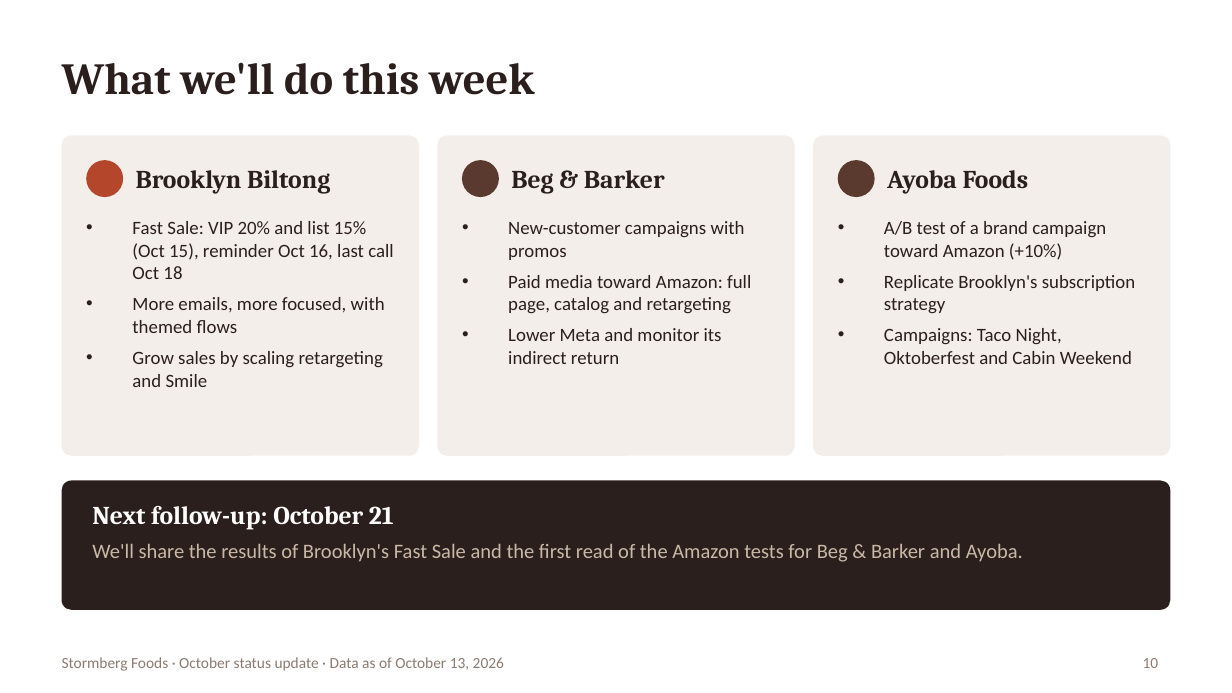
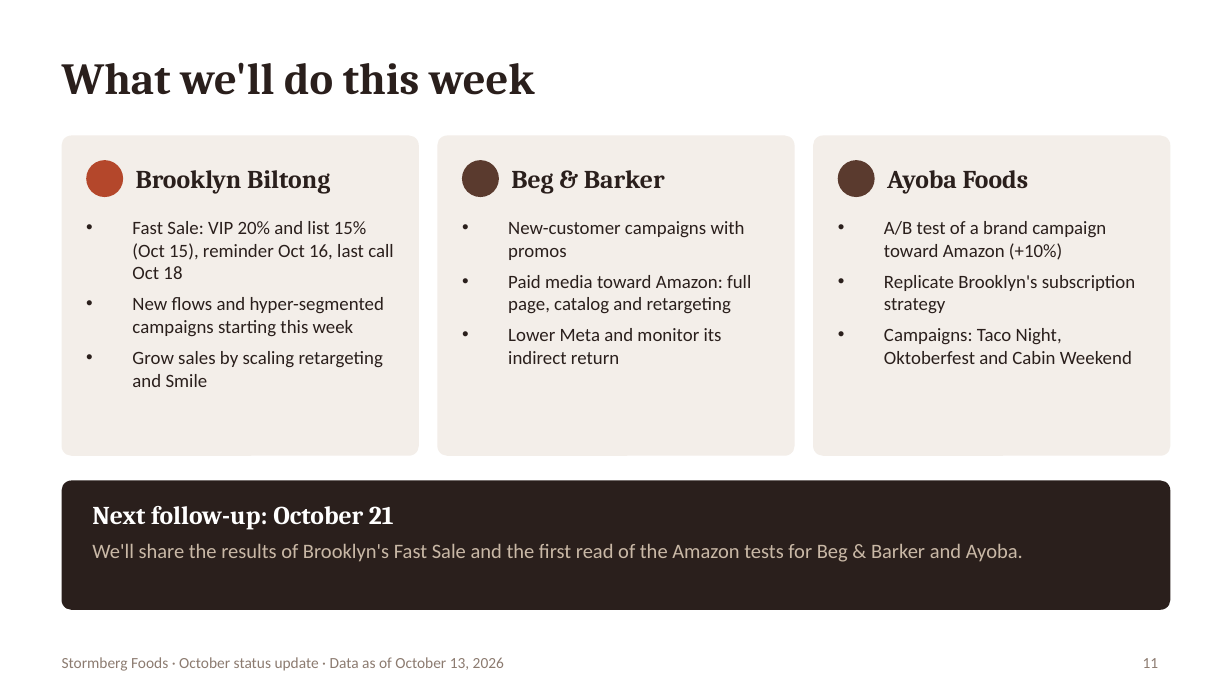
Before and after one commit to YamiCRebold/Stormberg2026, a slide deck: slide 11 of status_ceo/Stormberg_Status_CEO_Oct2026_EN.pptx (slide 10 before the commit). Drawn at 1232x693 pixels with LibreOffice and Linux fonts; fonts in the diff are those of the drawing. Boxes give left, top, right and bottom in pixels: in the first picture for what was removed or moved away, otherwise in the second. Text is boxed around its words. In the diff, an @@ line names an element or a change of style, - is before the commit and + after.

```diff
--- a/status_ceo/Stormberg_Status_CEO_Oct2026_EN.pptx
+++ b/status_ceo/Stormberg_Status_CEO_Oct2026_EN.pptx
@@ text at (132, 297, 384, 337): text changed @@
-• More emails, more focused, with themed flows
+• New flows and hyper-segmented campaigns starting this week
@@ page number at (1143, 658, 1159, 668): text changed @@
-10
+11
```
Also in this commit, not shown: 1 other slide changed, 1 slide added, 2 other files.
